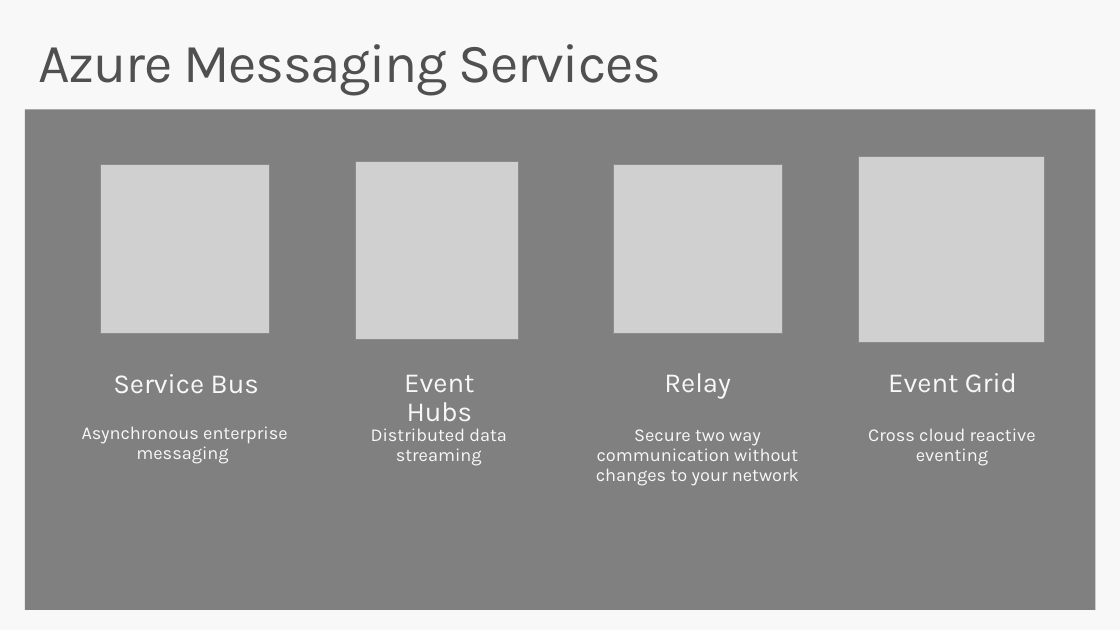
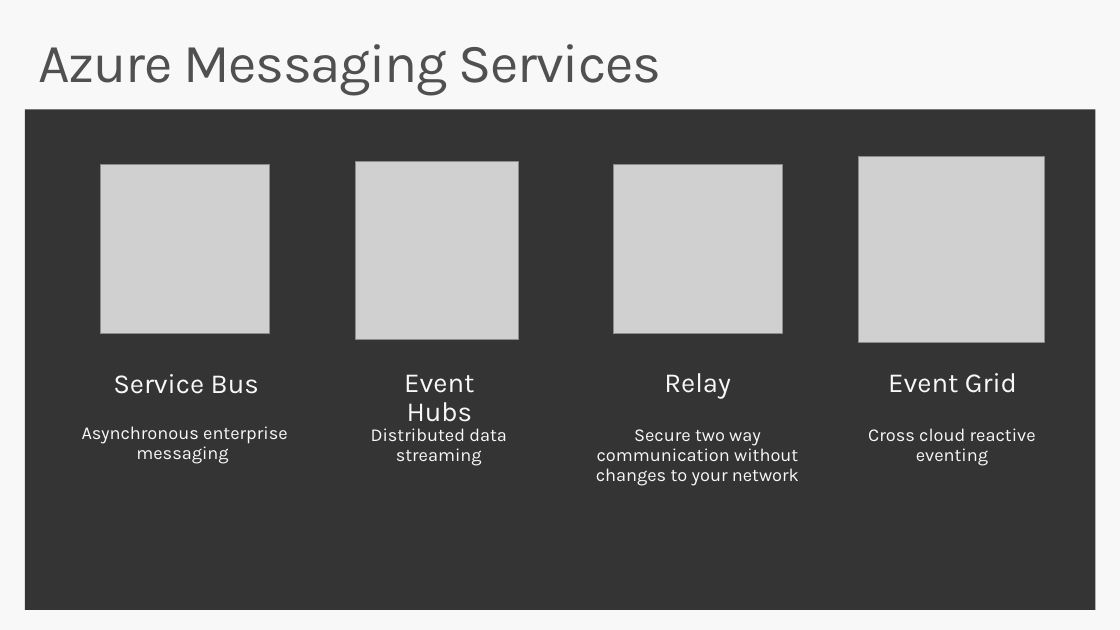
Before and after one commit to codingwithsasquatch/serverless_ninjas_workshop, a slide deck: slide 1 of 3-Event_Grid_Overview/Serverless_Workshop-Event_Grid_Overview.pptx. Drawn at 1120x630 pixels with LibreOffice and Linux fonts; fonts in the diff are those of the drawing; grey boxes stand for pictures. Boxes give left, top, right and bottom in pixels: in the first picture for what was removed or moved away, otherwise in the second. Text is boxed around its words. In the diff, an @@ line names an element or a change of style, - is before the commit and + after.

```diff
--- a/3-Event_Grid_Overview/Serverless_Workshop-Event_Grid_Overview.pptx
+++ b/3-Event_Grid_Overview/Serverless_Workshop-Event_Grid_Overview.pptx
@@ rectangle at [25, 109, 1096, 610]: fill #808080 to #343434 @@
```
Also in this commit, not shown: 2 other slides changed, 7 slides added, 2 slides removed.
